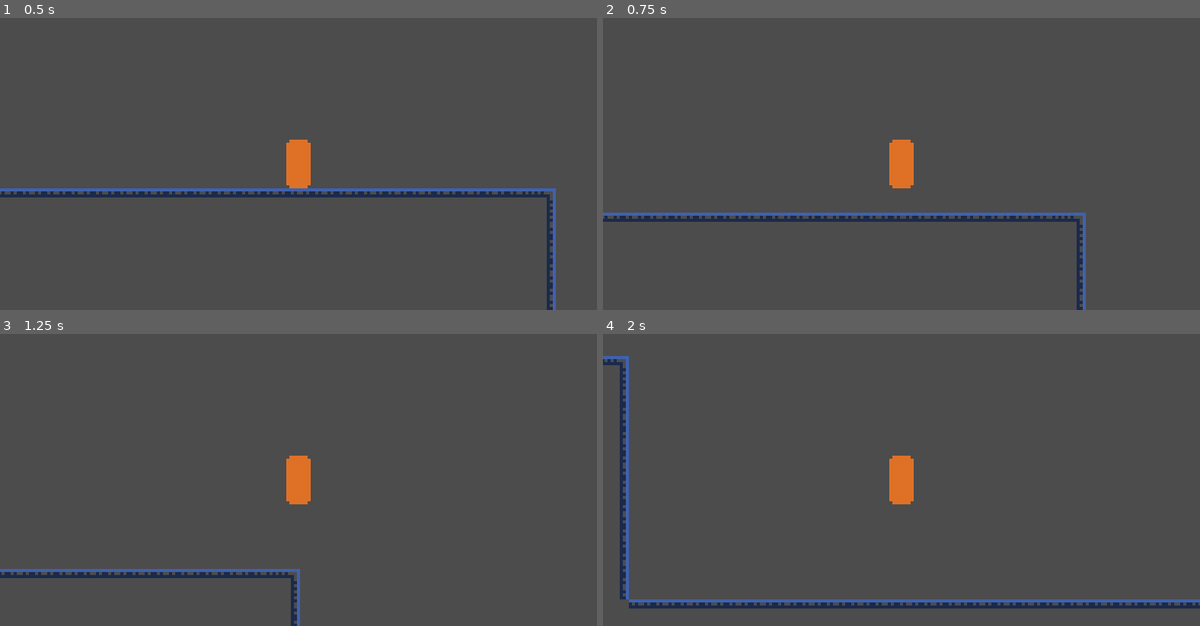
Above: before the commit, frames 1-4 (two rows, left to right).
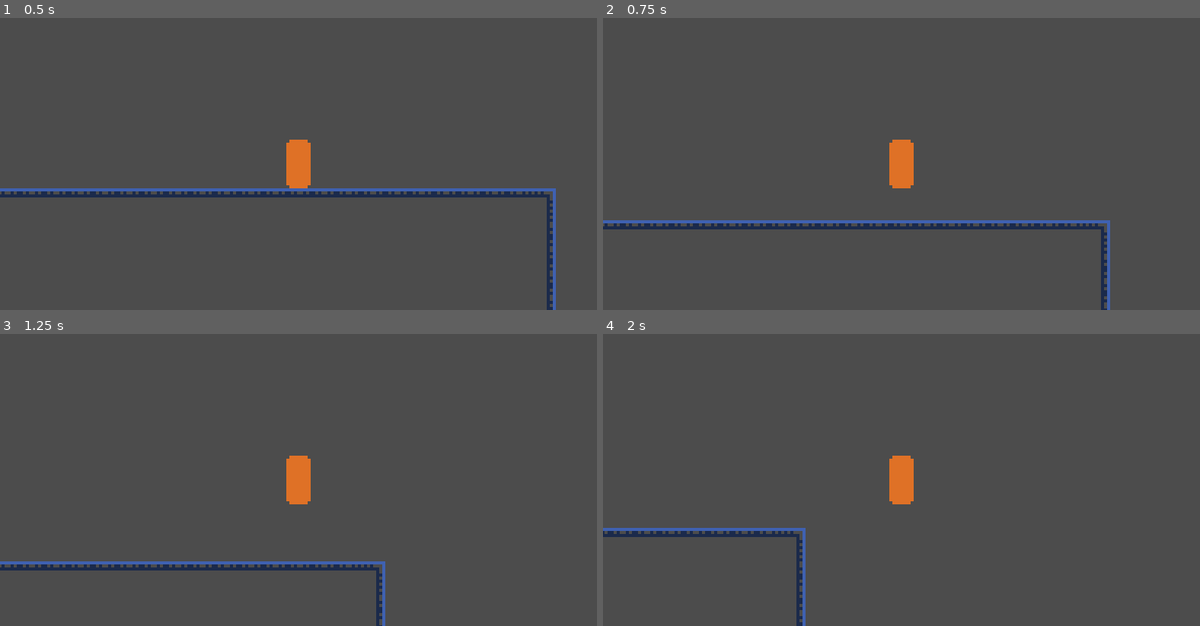
Above: after the commit, the same moments.

Repository: ChaosWitchNikol/this-unnamed-sci-fi-metroidvania
Game: Godot game, scene res://Main.tscn
Same seed, same stepped clock (60 frames per second), same inputs: the game is played once before the commit and once after it.
Inputs:
- Up to frame 1 (0.5 s): no input
- Up to frame 2 (0.75 s): hold Right (ui_right) from 0.53 s (still down); tap Space (ui_select) at 0.6 s
- Up to frame 3 (1.25 s): keep holding Right (ui_right); tap Space (ui_select) at 0.77, 1.07 s
- Up to frame 4 (2 s): keep holding Right (ui_right); tap Space (ui_select) at 1.35, 1.52, 1.82 s

Frame 1 is identical in both runs. In frame 2, 4.6% of the frame differs, in the area x 0-85%, y 66-100%; in frame 3, 3.2%; in frame 4, 4.8%, in the area x 0-100%, y 7-100%.

Commit message:
Updated player controls with export for easier manipulaton in editor

Diff:
--- a/src/Main.tscn
+++ b/src/Main.tscn
@@ -13,6 +13,7 @@
 
 [node name="Player" parent="." instance=ExtResource( 2 )]
 position = Vector2( 123.534, 92.5509 )
+ALLOWED_JUMPS = 3
 
 [node name="Camera2D" type="Camera2D" parent="Player"]
 current = true
--- a/src/Player.gd
+++ b/src/Player.gd
@@ -1,41 +1,63 @@
 extends KinematicBody2D
 
+#	DEFINE constants
 const FLOOR_VECTOR : Vector2 = Vector2(0, -1)
 
-const GRAVITY : float = 9.8
-const MASS : float = 20.0
-const MOVEMENT_SPEED : int = 120
+#	GET all nodes to variables
+onready var nextJumpTimeout = get_node("NextJumpTimeout")
 
-const JUMP_FORCE : float = 70.0
-const ALLOWED_JUMPS : int = 2
+#	DEFINE static variable
+export var GRAVITY : float = 9.8
+export var MASS : float = 20.0
+export var MOVEMENT_SPEED : int = 80
+export var JUMP_FORCE : float = 90.0
+export var ALLOWED_JUMPS : int = 1
+export var NEXT_JUMP_DELAY : int = 300 setget _set_next_jump_delay
+
+#	DEFINE neccessary setget methods
+func _set_next_jump_delay(value : int) -> void:
+	NEXT_JUMP_DELAY = value
+	nextJumpTimeout.wait_time = value / 1000.0
+
+
+#	DEFINE lifetime variables
+var linear_velocity : Vector2 = Vector2()
+var jumps_count : int = 0
+var can_jump = true
 
 
 
-var linear_velocity : Vector2 = Vector2()
-var jumps_count : int = 0
+func _ready():
+	#	CONNECT all the signals
+	nextJumpTimeout.connect("timeout", self, "_on_NextJumpTimeout_timeout")
 
 
 
 
 func _physics_process(delta : float) -> void:
-
 	#	calculate gravity
 	linear_velocity.y +=  delta * GRAVITY * MASS
-	#	reset y when on the ground
+
+
 	if is_on_floor():
-		linear_velocity.y = 0
-		jumps_count = 0
+		linear_velocity.y = 0	# reset y when on the ground
+		jumps_count = 0			# reset jump count
+
 	if is_on_ceiling():
-		linear_velocity.y = 0
+		linear_velocity.y = 0	# reset y when on the cailing
+
 	if is_on_wall():
-		jumps_count = 0
-		if linear_velocity.y > 0:
-			linear_velocity.y = linear_velocity.y / 2.0
+		jumps_count = 0			# reset jump count
+		if linear_velocity.y > 0:	# when falling / moving downwards
+			linear_velocity.y = linear_velocity.y / 1.25	# divide linear velocity by a factor
+
 
 	if Input.is_action_just_pressed("ui_select"):
-		if jumps_count < ALLOWED_JUMPS:
+		if can_jump and jumps_count < ALLOWED_JUMPS :
 			linear_velocity.y = -JUMP_FORCE
 			jumps_count += 1
+			can_jump = false
+			nextJumpTimeout.start()
 
 
 	linear_velocity.x = 0
@@ -46,3 +68,9 @@
 
 
 	move_and_slide(linear_velocity, FLOOR_VECTOR, true)
+
+
+
+#	DEFINE singals
+func _on_NextJumpTimeout_timeout() -> void:
+	can_jump = true
--- a/src/Player.tscn
+++ b/src/Player.tscn
@@ -15,3 +15,6 @@
 
 [node name="Body" type="CollisionShape2D" parent="."]
 shape = SubResource( 1 )
+
+[node name="NextJumpTimeout" type="Timer" parent="."]
+one_shot = true
